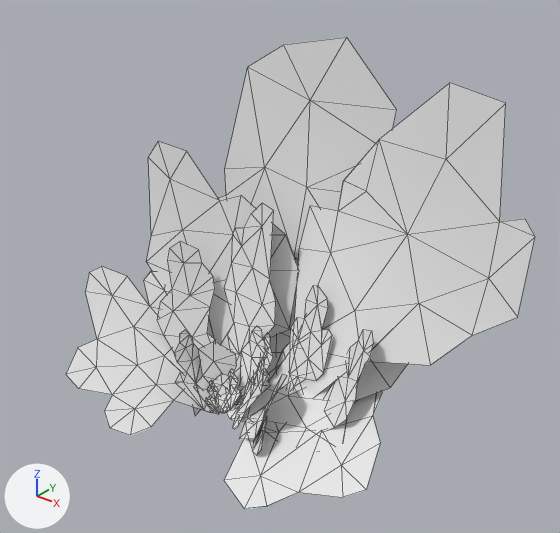
Renders of the FBX model ProjetFirstPerson/Assets/Art/3D/Fbx/Vegetation/SM_HideFoliage_01.fbx from each side of a commit.
One viewpoint serves both versions: a camera (50 mm lens) standing at (1.99, -2.08, 2.12) and looking at (0.14, 0.24, 0.68). Arrows for +X, +Y and +Z are at lower left; the lights stay in place. Mesh edges are drawn as thin lines. Where no turn or scale is listed for an object, it has been applied to the vertices.

In view in the first picture: 'SM_HideFoliage_01_LOD0'.
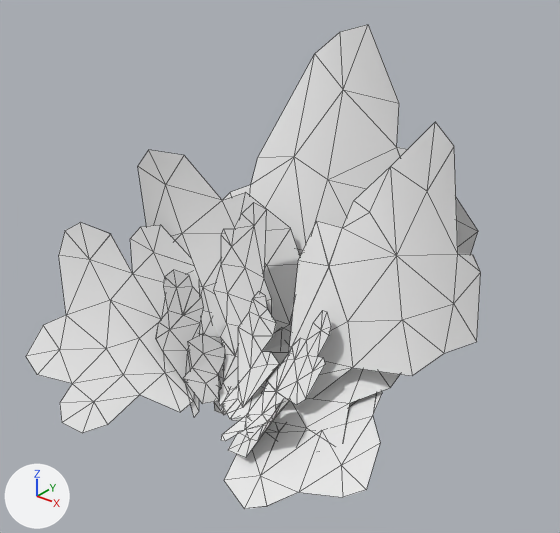
What differs and where, as boxes [x1, y1, x2, y2] in the pictures (560 x 533 px; the box of a moved part takes in the faces that stretch with it):
```json
{"object": "SM_HideFoliage_01_LOD0", "change": "reshaped", "before": [66, 37, 535, 509], "after": [26, 24, 481, 509]}
{"part": 1, "of": "me_mesh", "change": "moved or reshaped", "before": [157, 241, 216, 415], "after": [156, 270, 203, 417]}
{"part": 2, "of": "me_mesh", "change": "moved or reshaped", "before": [224, 203, 276, 385], "after": [214, 203, 272, 414]}
{"part": 3, "of": "me_mesh", "change": "moved or reshaped", "before": [276, 286, 332, 389], "after": [221, 310, 331, 442]}
{"part": 4, "of": "me_mesh", "change": "moved or reshaped", "before": [195, 341, 237, 412], "after": [183, 334, 226, 404]}
{"part": 5, "of": "me_mesh", "change": "moved or reshaped", "before": [239, 375, 287, 439], "after": [228, 399, 290, 458]}
{"part": 6, "of": "me_mesh", "change": "moved or reshaped", "before": [237, 326, 270, 400], "after": [222, 291, 279, 415]}
{"part": 7, "of": "me_mesh", "change": "rebuilt", "after": [219, 378, 227, 407], "on screen": "not visible before"}
{"part": 8, "of": "me_mesh", "change": "rebuilt", "before": [219, 37, 397, 354], "after": [223, 24, 478, 349]}
{"part": 9, "of": "me_mesh", "change": "rebuilt", "before": [269, 83, 535, 395], "after": [264, 122, 481, 394], "on screen": "18% narrower, 13% shorter"}
{"part": 10, "of": "me_mesh", "change": "added", "after": [26, 222, 222, 433]}
{"part": 11, "of": "me_mesh", "change": "deleted", "before": [174, 329, 373, 455]}
{"part": 12, "of": "me_mesh", "change": "cut back", "before": [66, 141, 299, 436], "after": [138, 150, 300, 378]}
```

The change, as JSON lines over the scene's bpy script:
```json
{"block": "me_mesh", "where": "# used by ob_sm_hidefoliage_01_lod0; location = (0.0, 0.0, 0.0)"}
{"op": "remove", "block": "me_mesh", "code": "me_mesh.from_pydata(...)  # 1044 vertices, 1619 faces; spans x -0.82..1.16, y -0.44..0.89, z -0.09..1.57"}
{"op": "add", "block": "me_mesh", "code": "me_mesh.from_pydata(...)  # 742 vertices, 1164 faces; spans x -0.9..1.08, y -0.53..1.09, z -0.11..1.61"}
{"block": "me_mesh", "change": "me_mesh part 1: the loose piece of 48 vertices spanning x -0.45..-0.14, y -0.04..0.26, z -0.07..0.66 is multiplied about its middle by the matrix ((0.811, -0.237, 0.031), (0.235, 0.81, 0.05), (-0.043, -0.039, 0.843)), then moved by (0.03, -0.06, -0.04)"}
{"block": "me_mesh", "change": "me_mesh part 2: the loose piece of 54 vertices spanning x -0.26..0.09, y 0.08..0.36, z -0.08..0.88 is turned 8 degrees about the z axis through its middle, then moved by (-0.01, -0.02, 0.0)"}
{"block": "me_mesh", "change": "me_mesh part 3: the loose piece of 66 vertices spanning x 0.12..0.41, y 0.0..0.33, z -0.06..0.6 is multiplied about its middle by the matrix ((0.953, 0.216, 0.156), (-0.293, 0.849, 0.183), (-0.07, -0.055, 0.935)), then moved by (0.02, -0.11, -0.03)"}
{"block": "me_mesh", "change": "me_mesh part 4: the loose piece of 22 vertices spanning x -0.14..0.0, y -0.06..0.15, z -0.01..0.3 is moved by (-0.09, 0.02, 0.0)"}
{"block": "me_mesh", "change": "me_mesh part 5: the loose piece of 22 vertices spanning x 0.13..0.37, y -0.15..0.11, z -0.02..0.34 is multiplied about its middle by the matrix ((0.977, 0.096, 0.161), (-0.108, 0.987, 0.069), (-0.153, -0.086, 0.979)), then moved by (0.05, -0.08, -0.02)"}
{"block": "me_mesh", "change": "me_mesh part 6: the loose piece of 42 vertices spanning x -0.05..0.15, y 0.02..0.22, z -0.01..0.35 is scaled about its middle by (1.41, 1.27, 1.45), then moved by (0.0, 0.01, 0.08)"}
{"block": "me_mesh", "change": "me_mesh part 7: the loose piece of 76 vertices spanning x -0.53..0.27, y 0.03..0.89, z 0.0..0.27 is rebuilt with 76 vertices and now spans x -0.65..0.36, y 0.03..1.09, z -0.11..0.54"}
{"block": "me_mesh", "change": "me_mesh part 8: the loose piece of 56 vertices spanning x -0.67..0.8, y 0.19..0.67, z -0.09..1.57 is rebuilt with 56 vertices and now spans x -0.7..0.86, y 0.17..1.02, z -0.08..1.61"}
{"block": "me_mesh", "change": "me_mesh part 9: the loose piece of 52 vertices spanning x 0.05..1.16, y 0.02..0.56, z -0.05..1.5 is rebuilt with 52 vertices and now spans x 0.08..1.08, y 0.03..0.55, z -0.06..1.37"}
{"block": "me_mesh", "change": "me_mesh part 10: a new loose piece of 76 vertices spanning x -0.9..-0.15, y -0.53..0.38, z -0.01..0.7, in mat_material__25 (white #e7e7e7)"}
{"block": "me_mesh", "change": "me_mesh part 11: 8 loose pieces with 302 vertices, spanning x -0.21..0.66, y -0.19..0.26, z -0.05..0.56, are deleted"}
{"block": "me_mesh", "change": "me_mesh part 12"}
{"block": "me_mesh", "change": "172 vertices are removed from x -0.82..0.26, y -0.44..0.83, z -0.01..1.04"}
{"block": "me_mesh", "change": "283 faces are deleted"}
{"block": "me_mesh", "change": "2 vertices move within x -0.19, y 0.16, z -0.05"}
{"block": "me_mesh", "change": "38 vertices are added at x -0.8..0.08, y 0.18..0.55, z -0.01..1.0"}
{"block": "me_mesh", "change": "66 new faces join them"}
```
